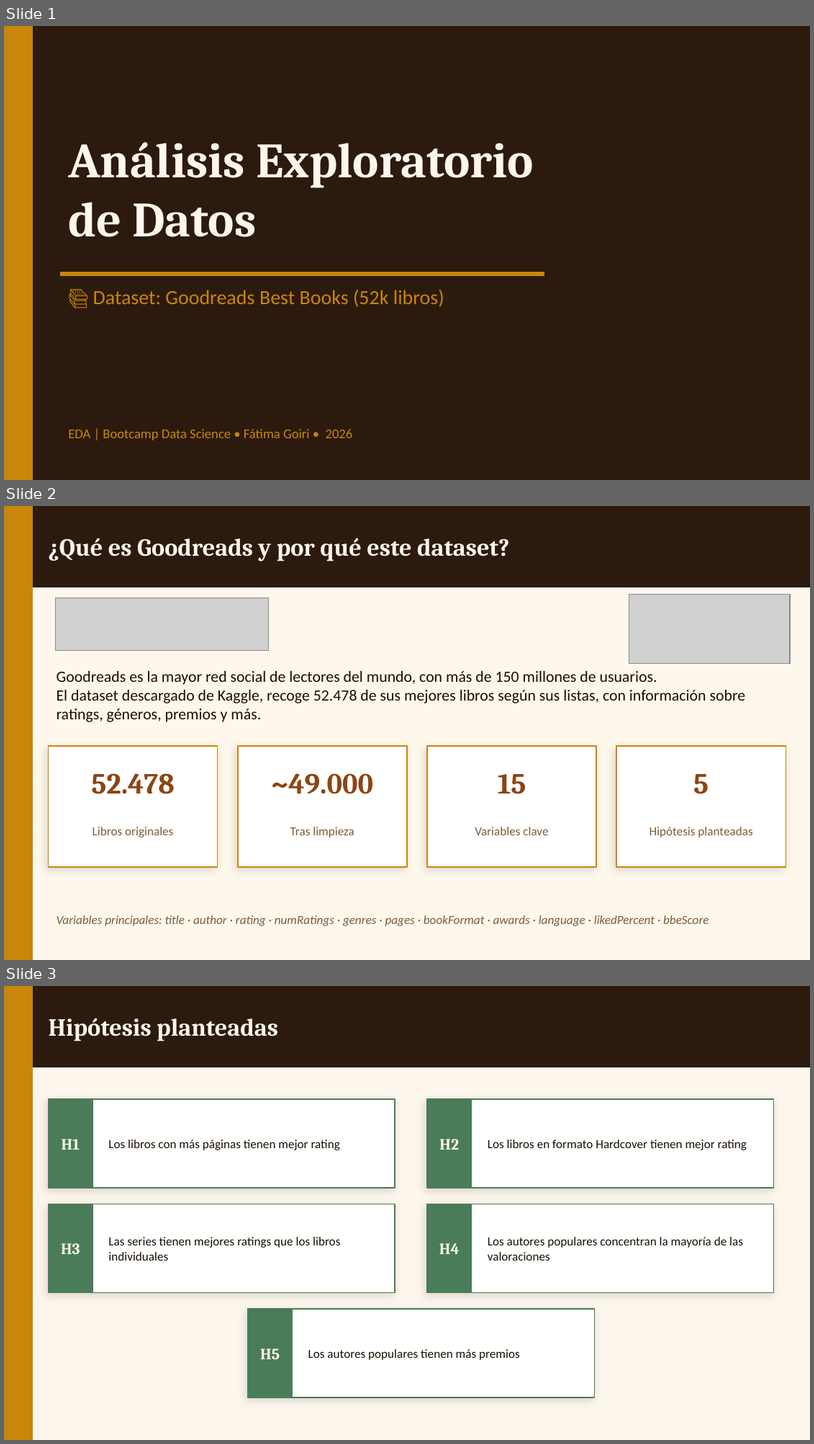
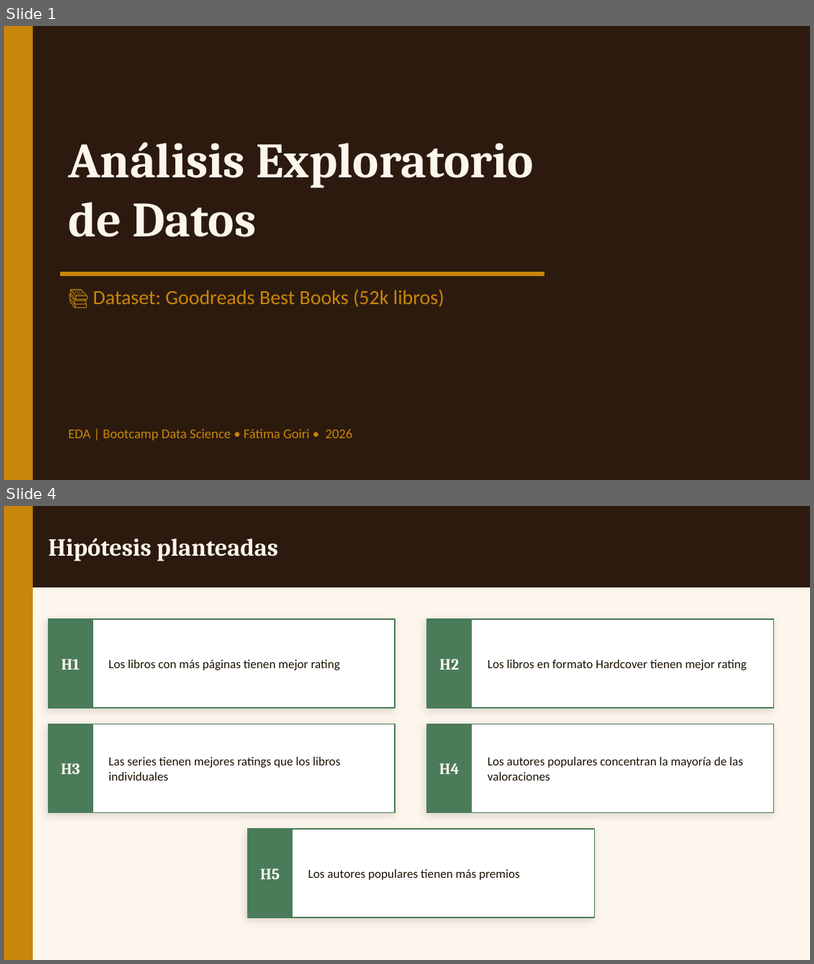
Before and after one commit to fgoiri/EDA-GoodReads-Books, a slide deck: Presentacion/EDA_Goodreads.pptx. Shown one above the other, each under a label of ours: slides 1, 2 and 3 before the commit, slides 1 and 4 after it; the slides between them are not shown. The pictures are 814x1444 and 814x964 pixels, drawn with LibreOffice and Linux fonts; fonts in the diff are those of the drawing; grey boxes stand for pictures. Boxes give left, top, right and bottom in pixels: in the first picture for what was removed or moved away, otherwise in the second. Text is boxed around its words. In the diff, an @@ line names an element or a change of style, - is before the commit and + after.

```diff
--- a/Presentacion/EDA_Goodreads.pptx
+++ b/Presentacion/EDA_Goodreads.pptx
@@ slide 2 removed at (4,506,810,960), background #FDF7EC @@
@@ rectangle removed at (4,506,810,587) @@
@@ rectangle removed at (4,506,32,959) @@
@@ text removed at (49,538,509,561) @@
-¿Qué es Goodreads y por qué este dataset?
@@ picture removed at (56,598,268,651) @@
@@ picture removed at (630,595,790,664) @@
@@ text removed at (57,671,746,722) @@
-Goodreads es la mayor red social de lectores del mundo, con más de 150 millones de usuarios.
-El dataset descargado de Kaggle, recoge 52.478 de sus mejores libros según sus listas, con información sobre ratings, géneros, premios y más.
@@ rectangle removed at (49,746,218,867) @@
@@ rectangle removed at (238,746,407,867) @@
@@ rectangle removed at (427,746,597,867) @@
@@ rectangle removed at (617,746,786,867) @@
@@ text removed at (91,773,175,794) @@
-52.478
@@ text removed at (271,773,373,794) @@
-~49.000
@@ text removed at (498,774,527,794) @@
-15
@@ text removed at (694,774,709,794) @@
-5
@@ text removed at (93,826,173,837) @@
-Libros originales
@@ text removed at (291,826,355,837) @@
-Tras limpieza
@@ text removed at (475,826,548,835) @@
-Variables clave
@@ text removed at (650,826,753,837) @@
-Hipótesis planteadas
@@ text removed at (57,915,709,926) @@
-Variables principales: title · author · rating · numRatings · genres · pages · bookFormat · awards · language · likedPercent · bbeScore
@@ what was slide 3 is now slide 4 @@
```
Also in this commit, not shown: 1 slide changed, 2 slides added, 1 other file.
